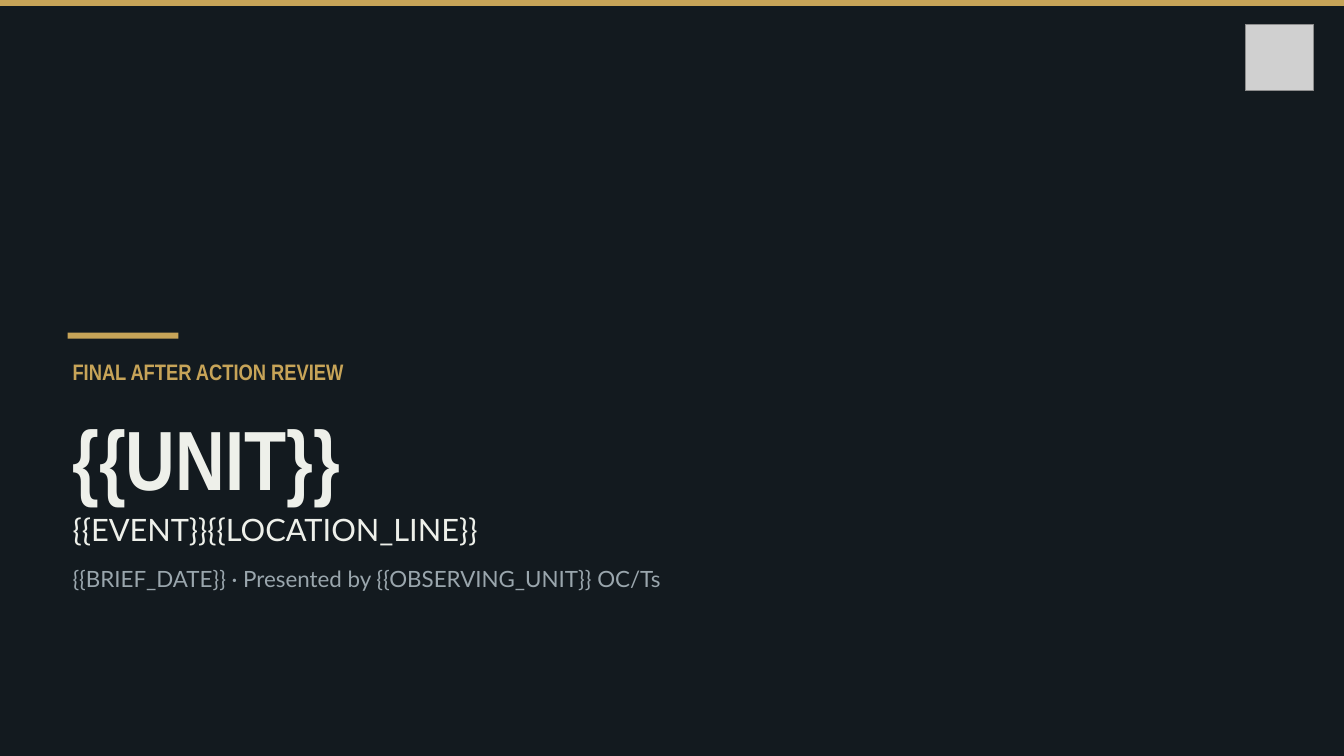
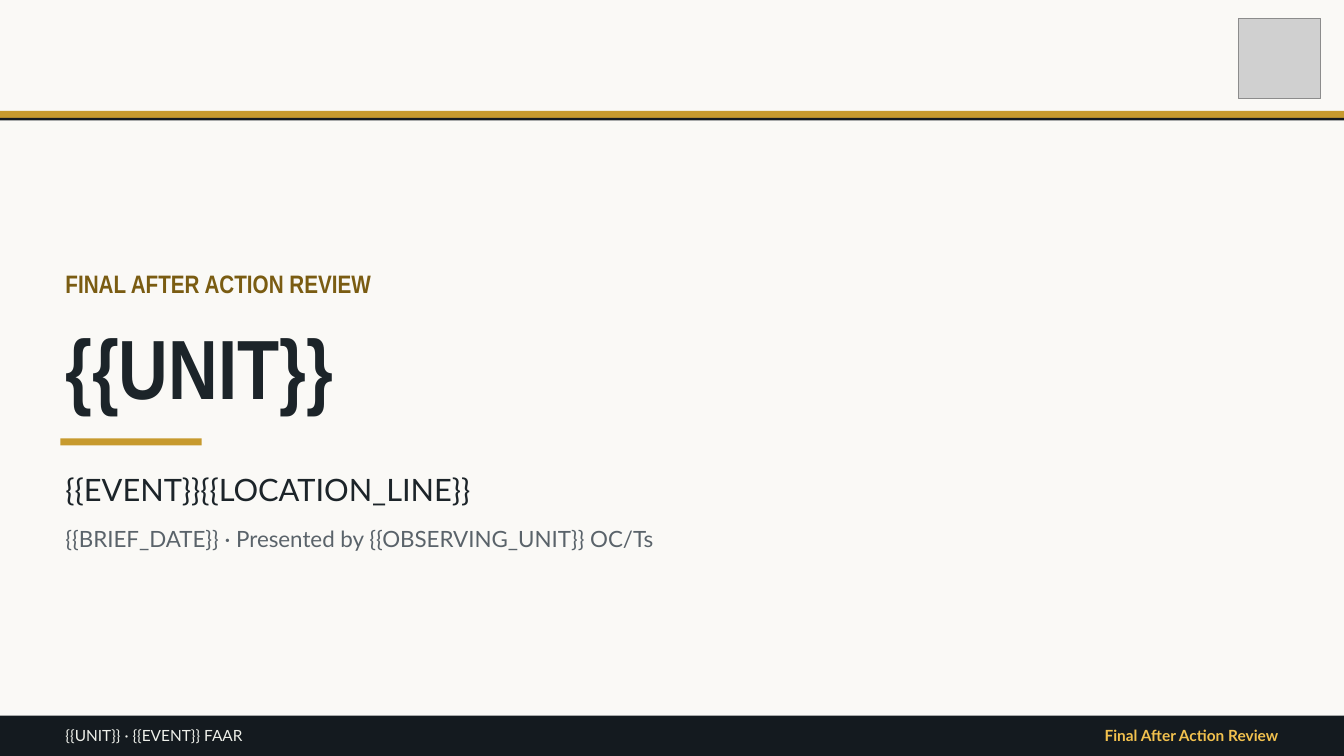
Before and after one commit to bwest63/trace, a slide deck: slide 1 of templates/faar-template.pptx. Drawn at 1344x756 pixels with LibreOffice and Linux fonts; fonts in the diff are those of the drawing; grey boxes stand for pictures. Boxes give left, top, right and bottom in pixels: in the first picture for what was removed or moved away, otherwise in the second. Text is boxed around its words. In the diff, an @@ line names an element or a change of style, - is before the commit and + after.

```diff
--- a/templates/faar-template.pptx
+++ b/templates/faar-template.pptx
@@ background #131A1F to #FAF9F6 @@
@@ picture: place and size @@
-picture at (1245,24,1314,91)
+picture at (1238,18,1321,99)
@@ rectangle: place and size @@
-rectangle at (0,0,1344,6)
+rectangle at (0,111,1344,118)
@@ rectangle at (0,111,1344,118): fill #C7A458 to #C79A2E @@
@@ rectangle added at (0,118,1344,121), fill #141A1F @@
@@ text "FINAL AFTER ACTION REVIEW": place and size @@
-text "FINAL AFTER ACTION REVIEW" at (73,364,343,380)
+text "FINAL AFTER ACTION REVIEW" at (65,275,370,294)
@@ text "FINAL AFTER ACTION REVIEW" at (65,275,370,294): size 16 to 18 pt, text colour #C7A458 to #7A5C12 @@
@@ text "{{UNIT}}" at (65,338,332,414): text colour #EEF0EA to #1C2429 @@
@@ text "{{UNIT}}": place and size @@
-text "{{UNIT}}" at (73,429,340,505)
+text "{{UNIT}}" at (65,338,332,414)
@@ rectangle removed at (68,333,178,339) @@
@@ rectangle added at (60,439,202,446), fill #C79A2E @@
@@ text "{{EVENT}}{{LOCATION_LINE}}": place and size @@
-text "{{EVENT}}{{LOCATION_LINE}}" at (73,517,478,546)
+text "{{EVENT}}{{LOCATION_LINE}}" at (65,477,470,506)
@@ text "{{EVENT}}{{LOCATION_LINE}}" at (65,477,470,506): text colour #EEF0EA to #1C2429 @@
@@ text "{{BRIEF_DATE}} · Presented by {{OBSERVING_UNIT}} ...": place and size @@
-text "{{BRIEF_DATE}} · Presented by {{OBSERVING_UNIT}} ..." at (73,570,660,591)
+text "{{BRIEF_DATE}} · Presented by {{OBSERVING_UNIT}} ..." at (65,530,653,551)
@@ text "{{BRIEF_DATE}} · Presented by {{OBSERVING_UNIT}} ..." at (65,530,653,551): text colour #9AA6AD to #5A636A @@
@@ rectangle added at (0,716,1344,756), fill #141A1F @@
@@ text added at (65,729,242,744), 11 pt, text #EEF0EA @@
+{{UNIT}} · {{EVENT}} FAAR
@@ text added at (1105,729,1278,741), 11 pt, text #F2C14E, bold @@
+Final After Action Review
```
Also in this commit, not shown: 13 other slides changed, 1 slide added, 5 slides removed, 6 other files.
